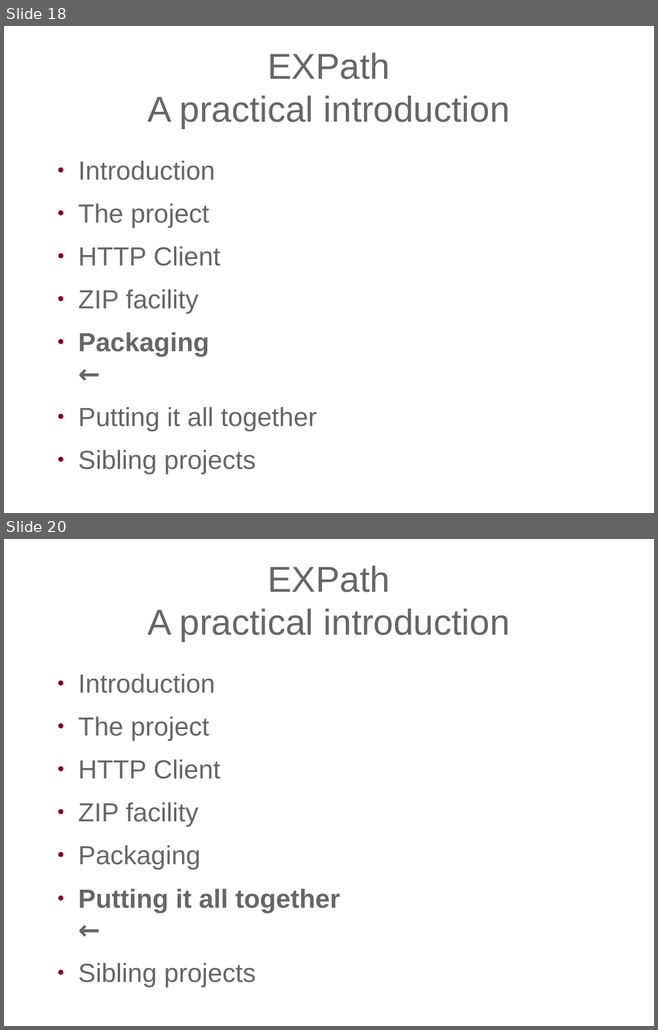
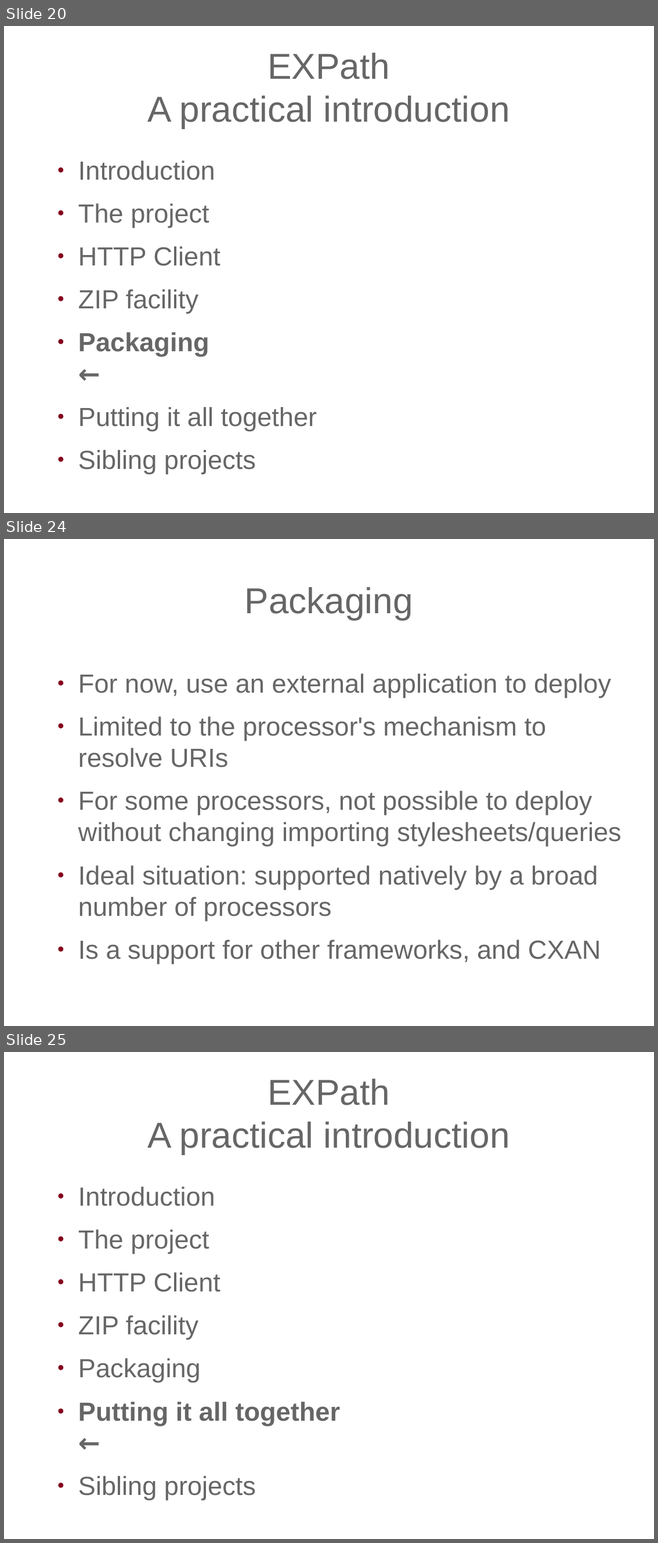
Before and after one commit to expath/expath-www, a slide deck: misc/2009-balisage/presentation/balisage-expath.odp. Shown one above the other, each under a label of ours: slides 18 and 20 before the commit, slides 20, 24 and 25 after it; the slides between them are not shown. The pictures are 658x1030 and 658x1543 pixels, drawn with LibreOffice and Linux fonts; fonts in the diff are those of the drawing; background and template pictures are left out. Boxes give left, top, right and bottom in pixels: in the first picture for what was removed or moved away, otherwise in the second. Text is boxed around its words. In the diff, an @@ line names an element or a change of style, - is before the commit and + after.

```diff
--- a/misc/2009-balisage/presentation/balisage-expath.odp
+++ b/misc/2009-balisage/presentation/balisage-expath.odp
@@ slide 24 added at box(4, 539, 654, 1026), background picture (left out) @@
@@ title added at box(245, 587, 413, 620), 44 pt, text #666666 @@
+Packaging
@@ text added at box(78, 674, 621, 964), 32 pt, text #666666 @@
+● For now, use an external application to deploy
+● Limited to the processor's mechanism to resolve URIs
+● For some processors, not possible to deploy without changing importing stylesheets/queries
+● Ideal situation: supported natively by a broad number of processors
+● Is a support for other frameworks, and CXAN
@@ what was slide 18 is now slide 20 @@
@@ what was slide 20 is now slide 25 @@
```
Also in this commit, not shown: 7 other slides added, 3 slides removed, 1 other file.
